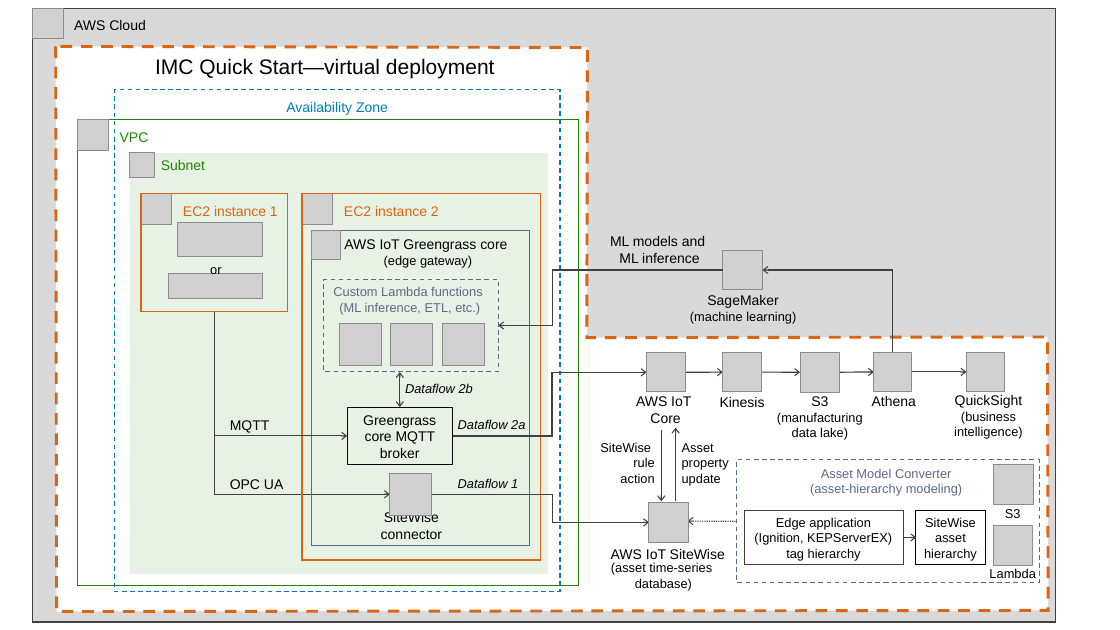
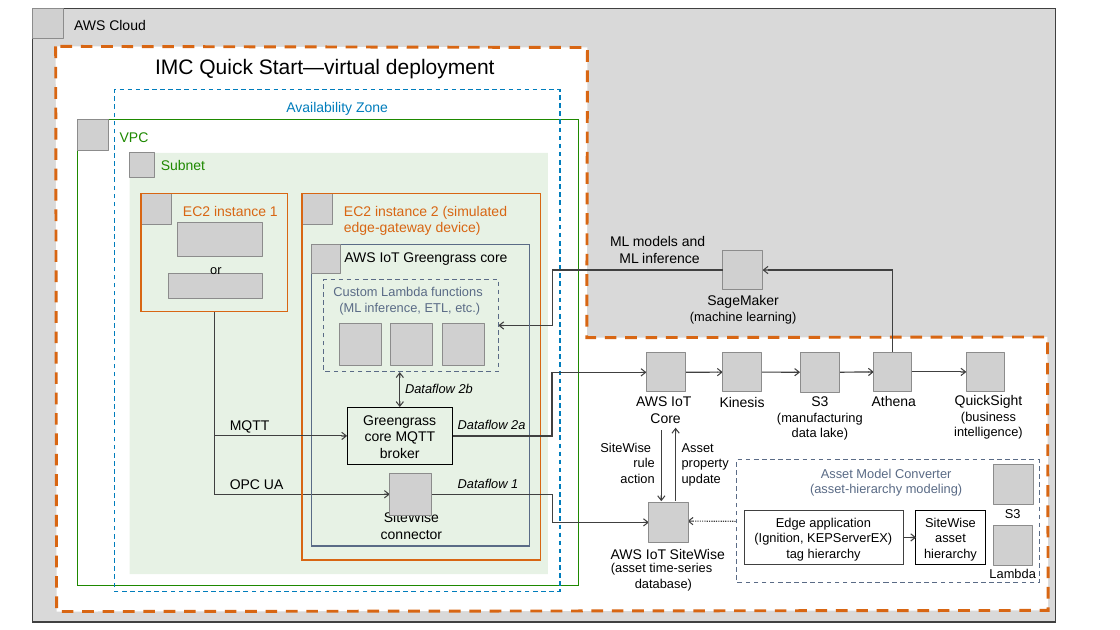
Before and after one commit to aws-quickstart/quickstart-aws-industrial-machine-connectivity, a slide deck: slide 1 of docs/images/IMC QS images.pptx. Drawn at 1120x630 pixels with LibreOffice and Linux fonts; fonts in the diff are those of the drawing; grey boxes stand for pictures. Boxes give left, top, right and bottom in pixels: in the first picture for what was removed or moved away, otherwise in the second. Text is boxed around its words. In the diff, an @@ line names an element or a change of style, - is before the commit and + after.

```diff
--- a/docs/images/IMC QS images.pptx
+++ b/docs/images/IMC QS images.pptx
@@ text in rectangle at <box>344,206,507,235</box>: text changed @@
-EC2 instance 2
+EC2 instance 2 (simulated edge-gateway device)
@@ picture: place and size @@
-picture at <box>311,230,340,260</box>
+picture at <box>311,245,340,274</box>
@@ rectangle: place and size @@
-rectangle at <box>312,230,530,546</box>
+rectangle at <box>312,245,530,546</box>
@@ text "AWS IoT Greengrass core": place and size @@
-text "AWS IoT Greengrass core" at <box>344,239,507,268</box>
+text "AWS IoT Greengrass core" at <box>344,252,507,265</box>
@@ text at <box>384,255,472,268</box>: paragraph removed @@
-(edge gateway)
```
Also in this commit, not shown: 1 other slide changed, 11 other files.
